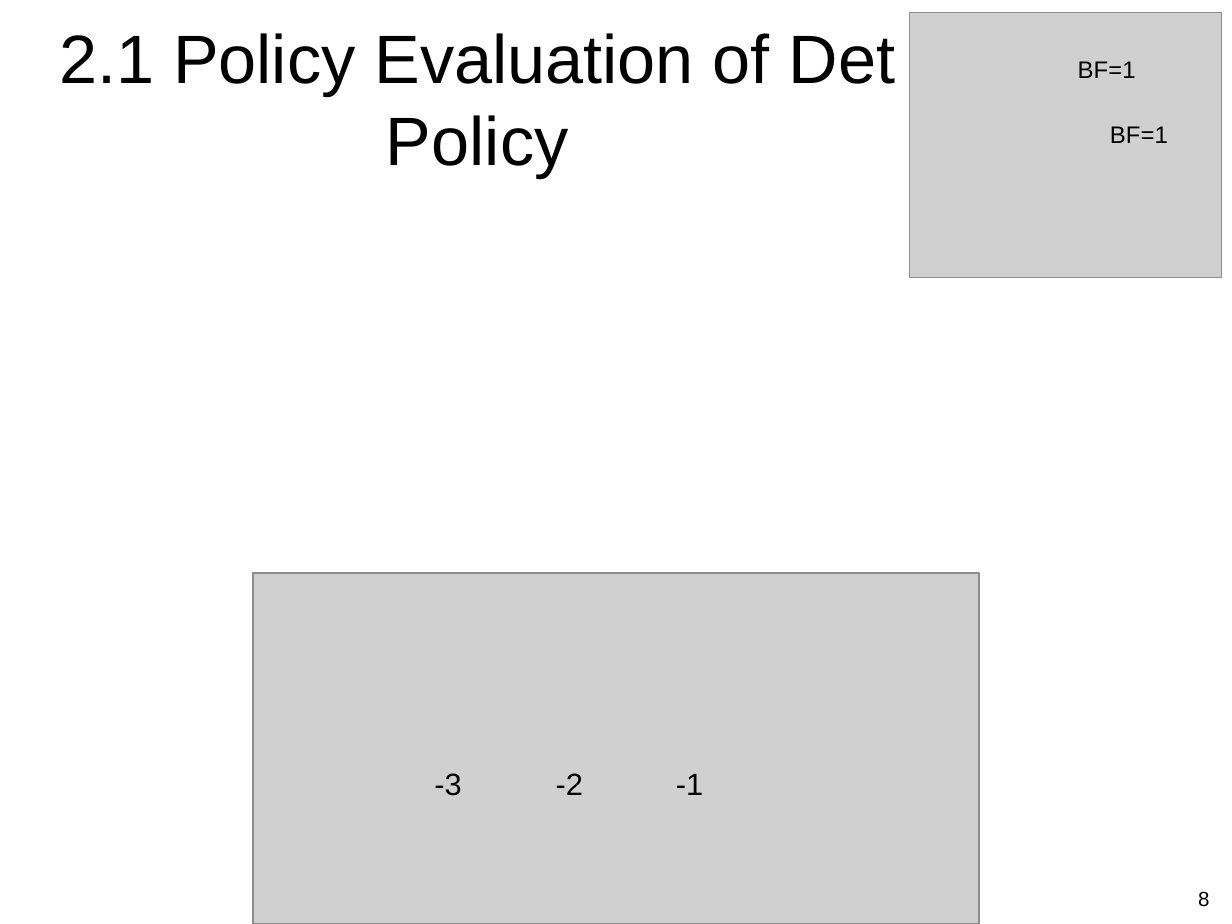
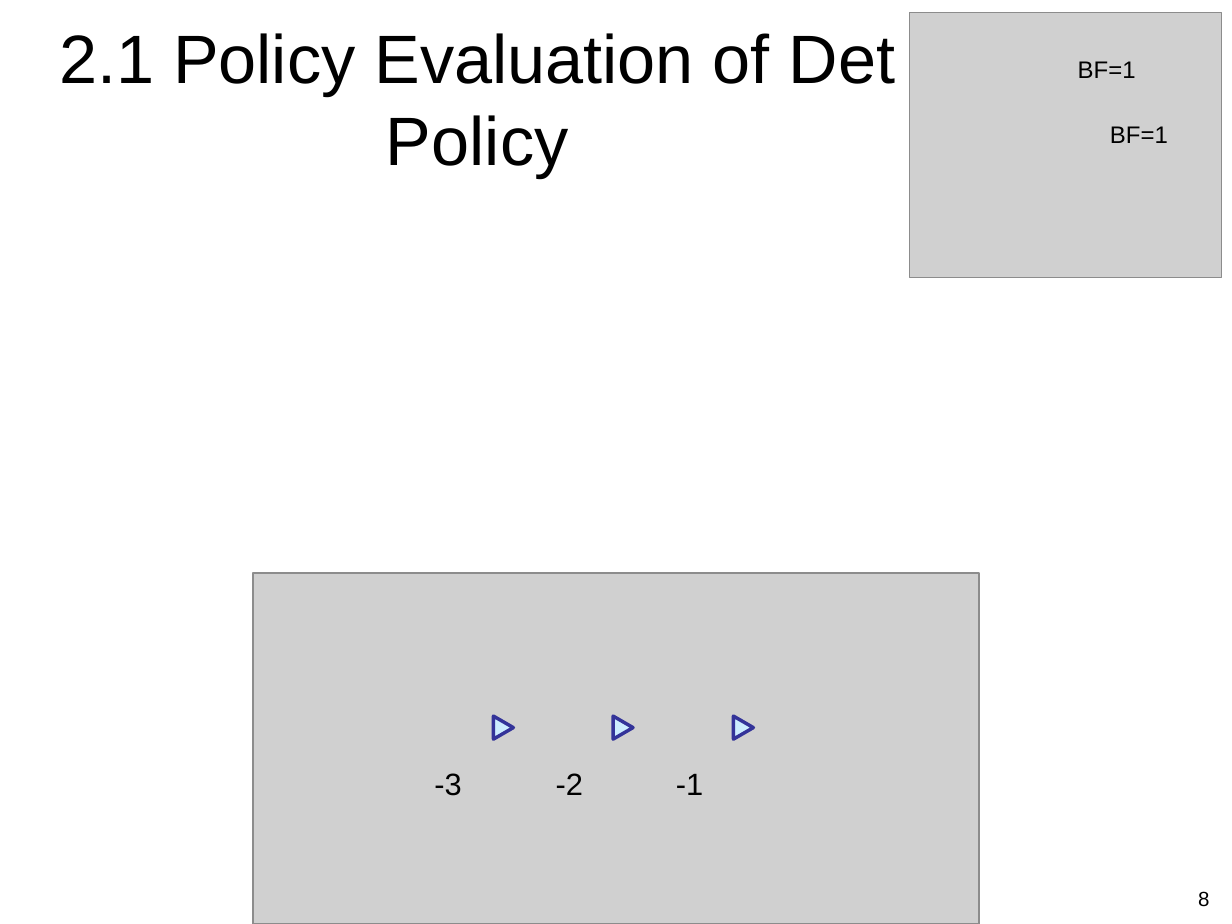
Before and after one commit to guzonghua/saav, a slide deck: slide 8 of PPTs/L7.2.X Linear Chain Example.pptx. Drawn at 1232x924 pixels with LibreOffice and Linux fonts; fonts in the diff are those of the drawing; grey boxes stand for pictures. Boxes give left, top, right and bottom in pixels: in the first picture for what was removed or moved away, otherwise in the second. Text is boxed around its words. In the diff, an @@ line names an element or a change of style, - is before the commit and + after.

```diff
--- a/PPTs/L7.2.X Linear Chain Example.pptx
+++ b/PPTs/L7.2.X Linear Chain Example.pptx
@@ triangle added at (x1=493, y1=716, x2=513, y2=740), fill #CCECFF, outline #333399 2 pt @@
@@ triangle added at (x1=613, y1=716, x2=633, y2=740), fill #CCECFF, outline #333399 2 pt @@
@@ triangle added at (x1=734, y1=716, x2=753, y2=740), fill #CCECFF, outline #333399 2 pt @@
```
Also in this commit, not shown: 1 other slide changed, 1 other file.
